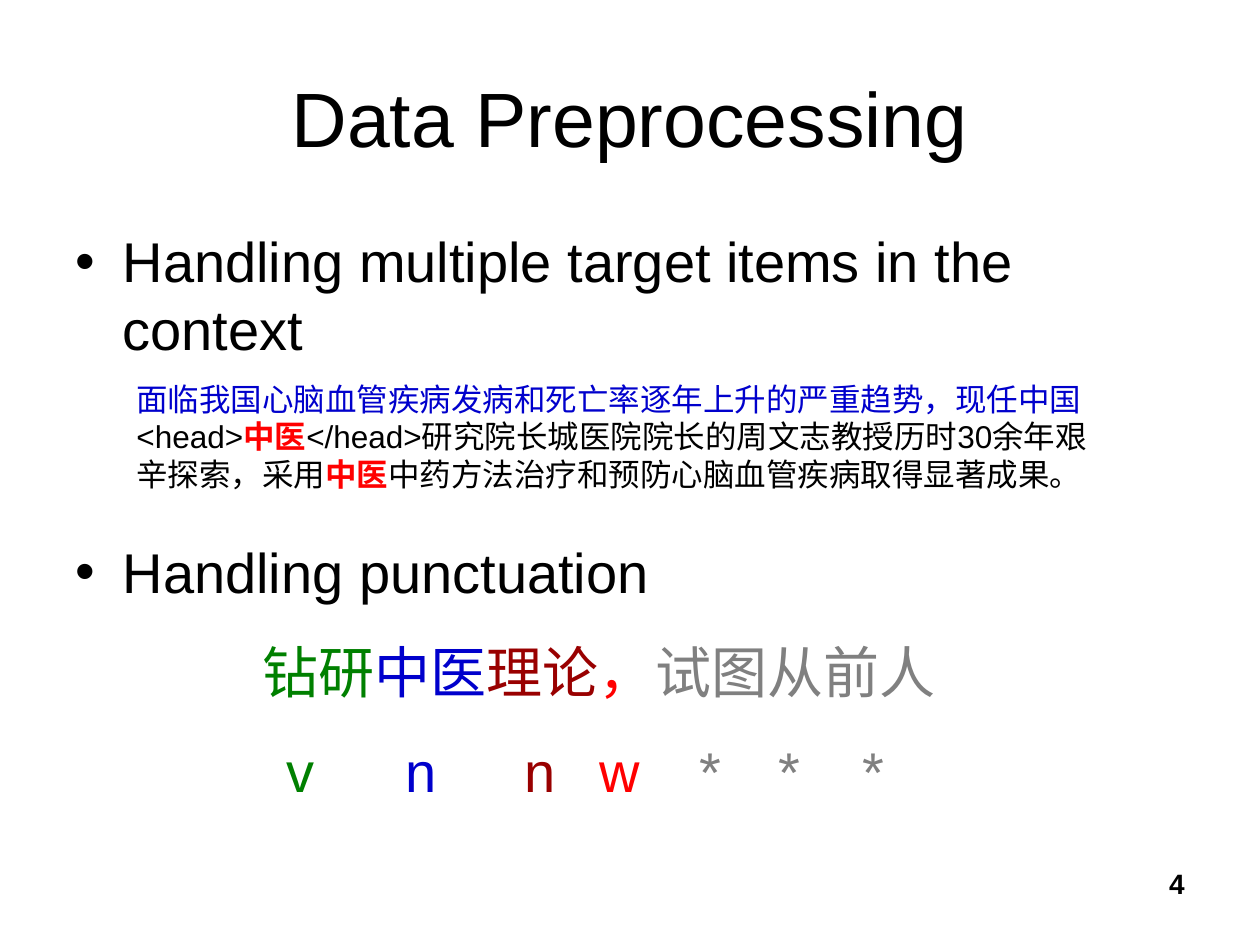
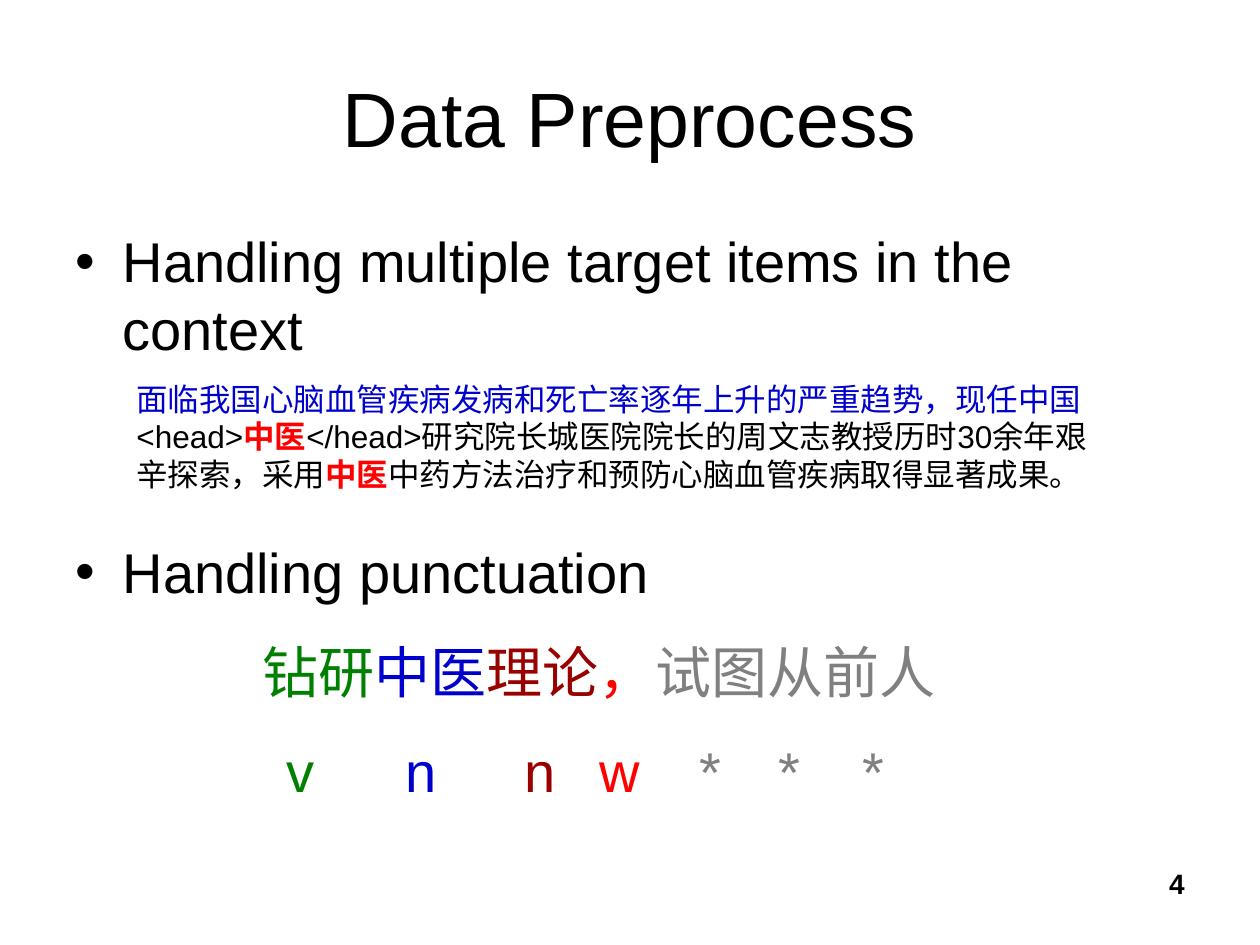
Before and after one commit to tallshort/nlpcourse, a slide deck: slide 4 of reports/NLP Project 1.ppt. Drawn at 1260x945 pixels with LibreOffice and Linux fonts; fonts in the diff are those of the drawing. Boxes give left, top, right and bottom in pixels: in the first picture for what was removed or moved away, otherwise in the second. Text is boxed around its words. In the diff, an @@ line names an element or a change of style, - is before the commit and + after.

```diff
--- a/reports/NLP Project 1.ppt
+++ b/reports/NLP Project 1.ppt
@@ title at box(343, 94, 916, 162): text changed @@
-Data Preprocessing
+Data Preprocess
```
Also in this commit, not shown: 10 other slides changed, 1 slide removed.
